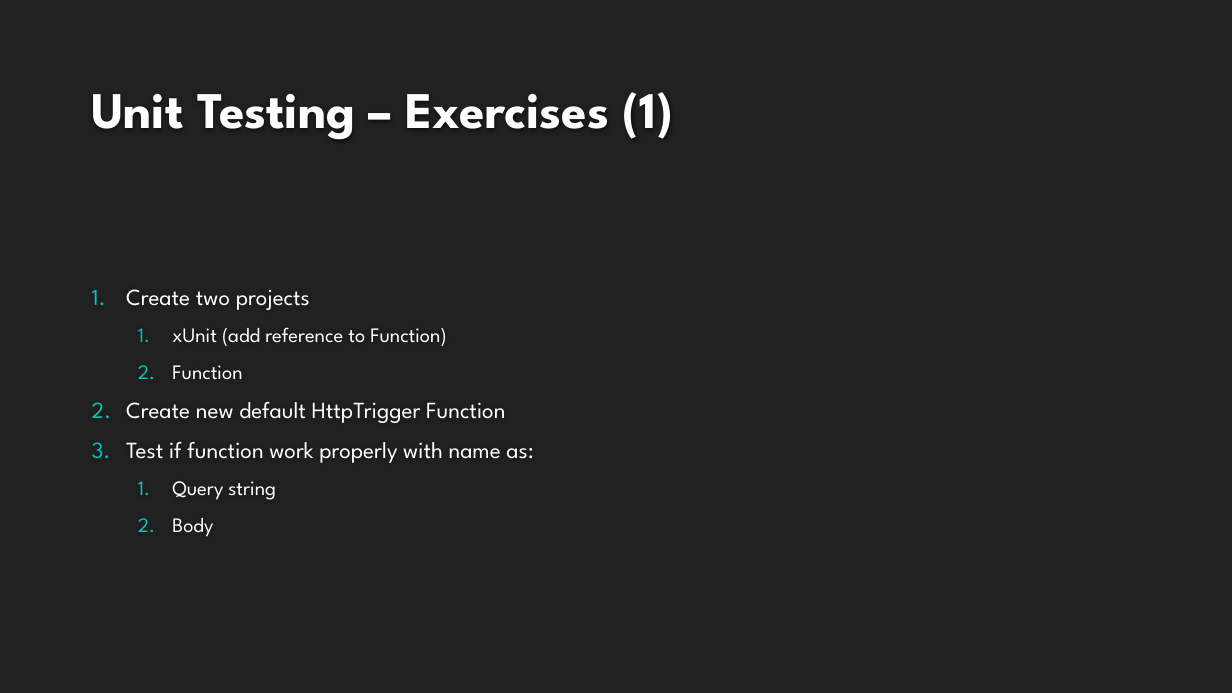
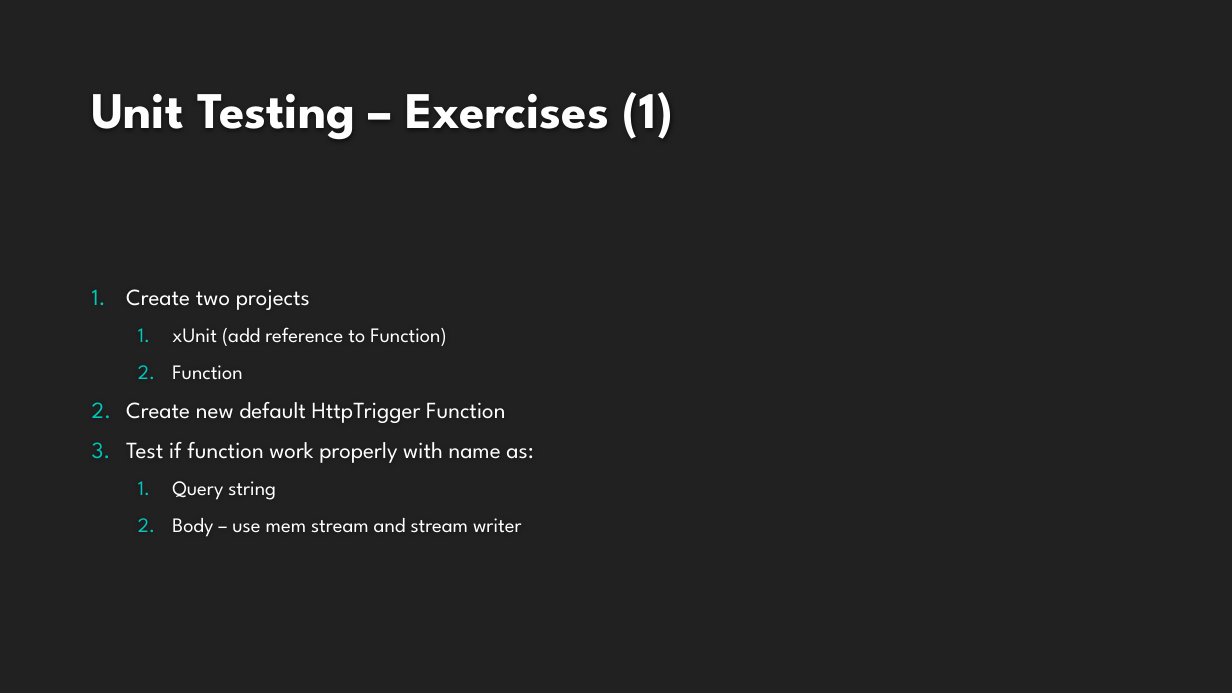
Before and after one commit to kamil-mrzyglod/Workshops, a slide deck: slide 46 of AzureDay2019/Developing services with Azure Functions.pptx. Drawn at 1232x693 pixels with LibreOffice and Linux fonts; fonts in the diff are those of the drawing; background and template pictures are left out. Boxes give left, top, right and bottom in pixels: in the first picture for what was removed or moved away, otherwise in the second. Text is boxed around its words. In the diff, an @@ line names an element or a change of style, - is before the commit and + after.

```diff
--- a/AzureDay2019/Developing services with Azure Functions.pptx
+++ b/AzureDay2019/Developing services with Azure Functions.pptx
@@ text at bbox=[172, 518, 522, 537]: text changed @@
-  2. Body
+  2. Body – use mem stream and stream writer
```
Also in this commit, not shown: 3 other slides changed, 4 slides added, 25 other files.
